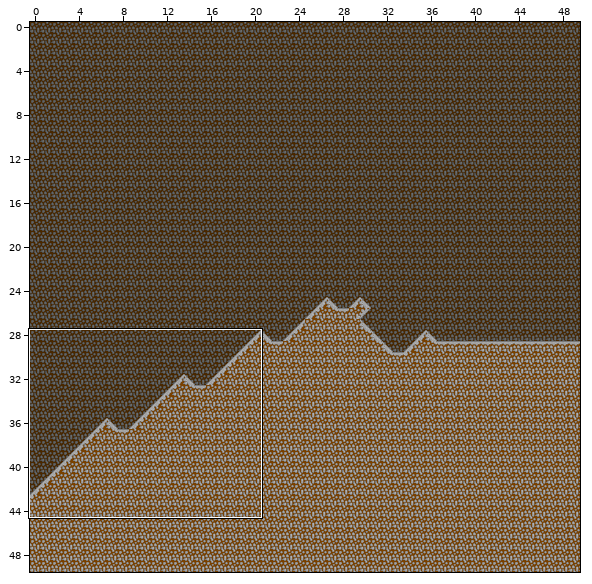
Tiled map: src/assets/maps/level1.tmx. The picture above shows the old version from afar; the outline marks the close-up.
Close-up. Earlier state:
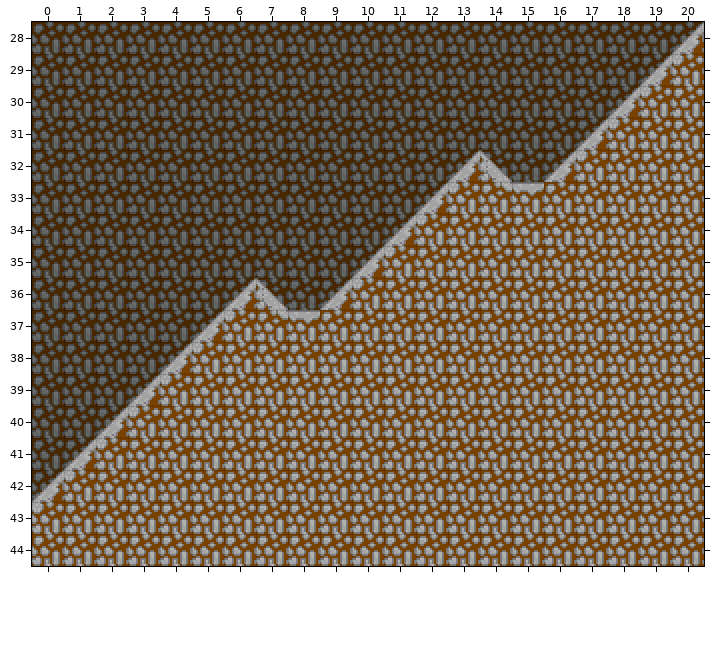
Cells are 16x16 px. Shown: x 0..20, y 28..44. The commit also changed other parts of the map, which this record leaves out.
After:
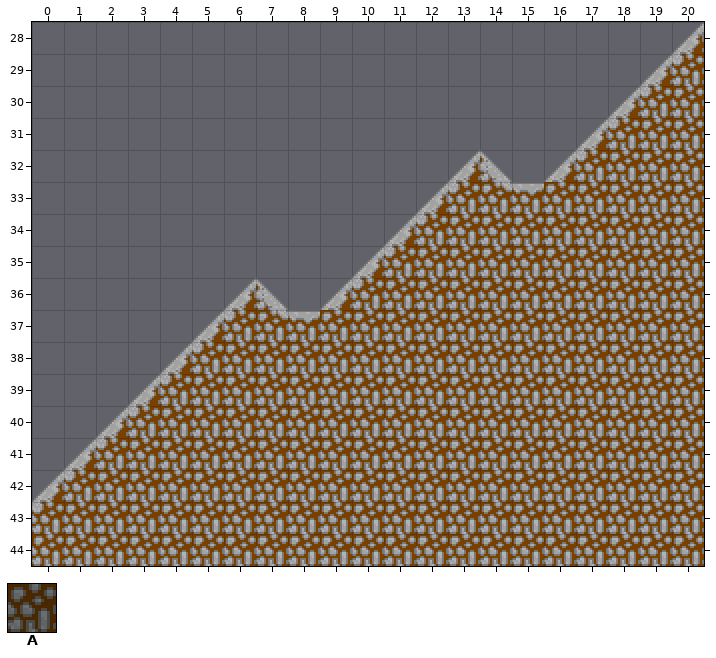
Key: from "cliffs": A 0.
_ is an empty cell.
See-through tiles are keyed as they look on the map.
Change:
{"where": "layer \"background\""}
{"y":28,"x":0,"old":"AAAAAAAAAAAAAAAAAAAAA","new":"_____________________"}
{"y":29,"x":0,"old":"AAAAAAAAAAAAAAAAAAAA","new":"____________________"}
{"y":30,"x":0,"old":"AAAAAAAAAAAAAAAAAAA","new":"___________________"}
{"y":31,"x":0,"old":"AAAAAAAAAAAAAAAAAA","new":"__________________"}
{"y":32,"x":0,"old":"AAAAAAAAAAAAAAAAA","new":"_________________"}
{"y":33,"x":0,"old":"AAAAAAAAAAAAA","new":"_____________"}
{"y":34,"x":0,"old":"AAAAAAAAAAAA","new":"____________"}
{"y":35,"x":0,"old":"AAAAAAAAAAA","new":"___________"}
{"y":36,"x":0,"old":"AAAAAAAAAA","new":"__________"}
{"y":37,"x":0,"old":"AAAAAA","new":"______"}
{"y":38,"x":0,"old":"AAAAA","new":"_____"}
{"y":39,"x":0,"old":"AAAA","new":"____"}
{"y":40,"x":0,"old":"AAA","new":"___"}
{"y":41,"x":0,"old":"AA","new":"__"}
{"y":42,"x":0,"old":"A","new":"_"}
{"label":"removed","picture_box":[32,22,702,500]}
